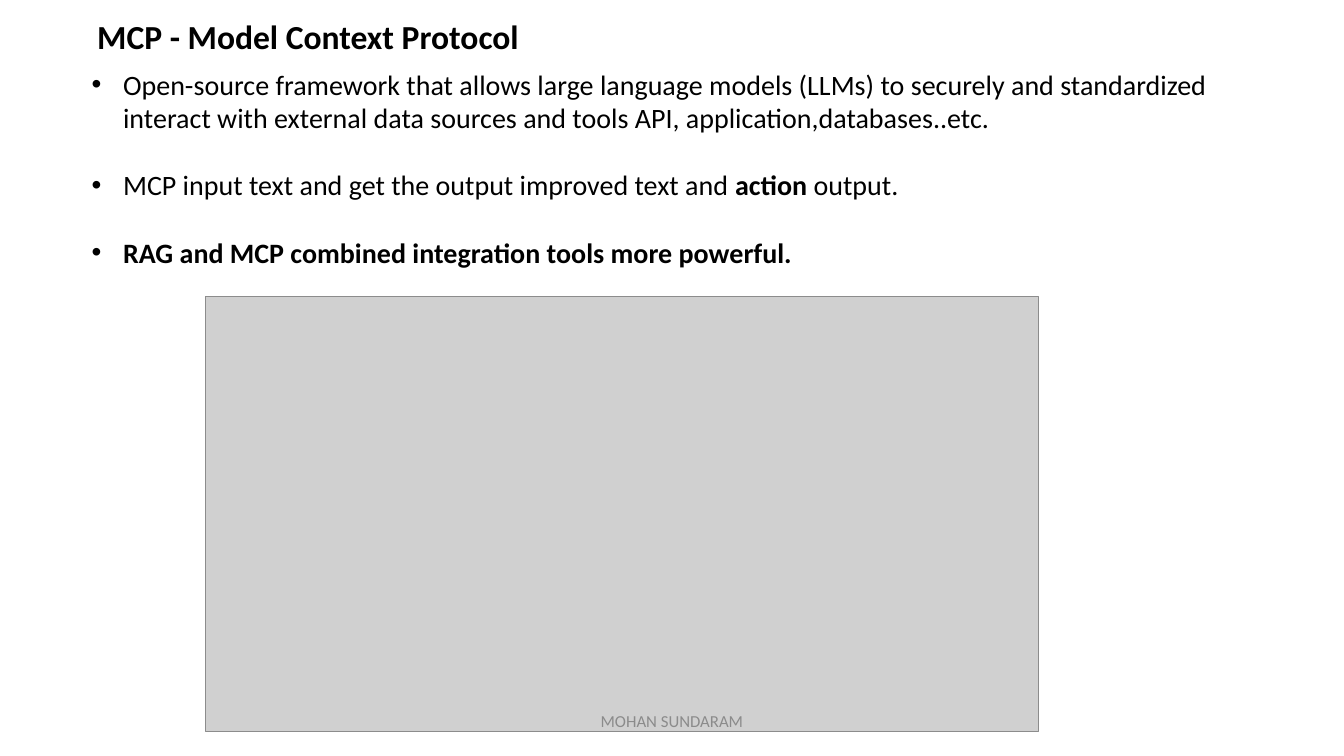
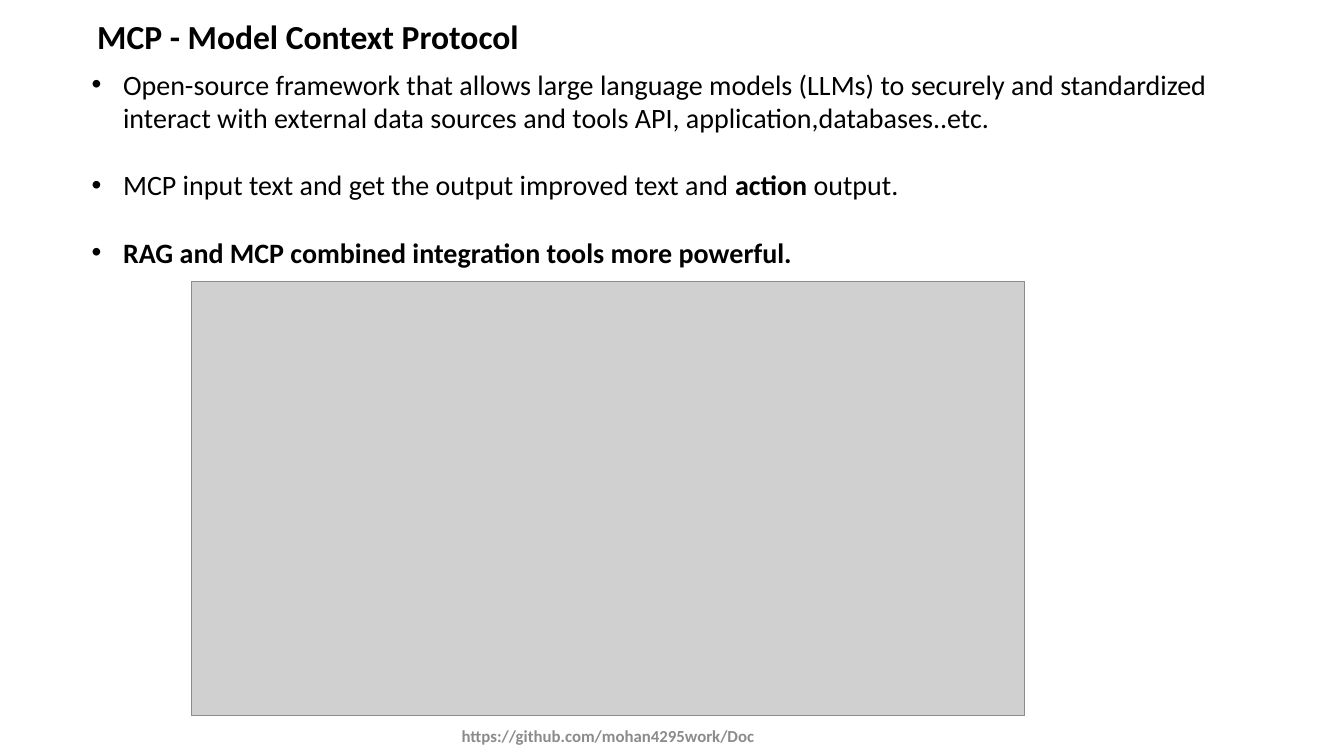
Before and after one commit to mohan4295work/Doc, a slide deck: slide 8 of Artificial Intelligence.pptx. Drawn at 1344x756 pixels with LibreOffice and Linux fonts; fonts in the diff are those of the drawing; grey boxes stand for pictures. Boxes give left, top, right and bottom in pixels: in the first picture for what was removed or moved away, otherwise in the second. Text is boxed around its words. In the diff, an @@ line names an element or a change of style, - is before the commit and + after.

```diff
--- a/Artificial Intelligence.pptx
+++ b/Artificial Intelligence.pptx
@@ picture: place and size @@
-picture at (206, 296, 1038, 731)
+picture at (192, 281, 1024, 716)
@@ text at (462, 730, 754, 745): text changed; bold on @@
-MOHAN SUNDARAM
+https://github.com/mohan4295work/Doc
```
Also in this commit, not shown: 18 other slides changed.
